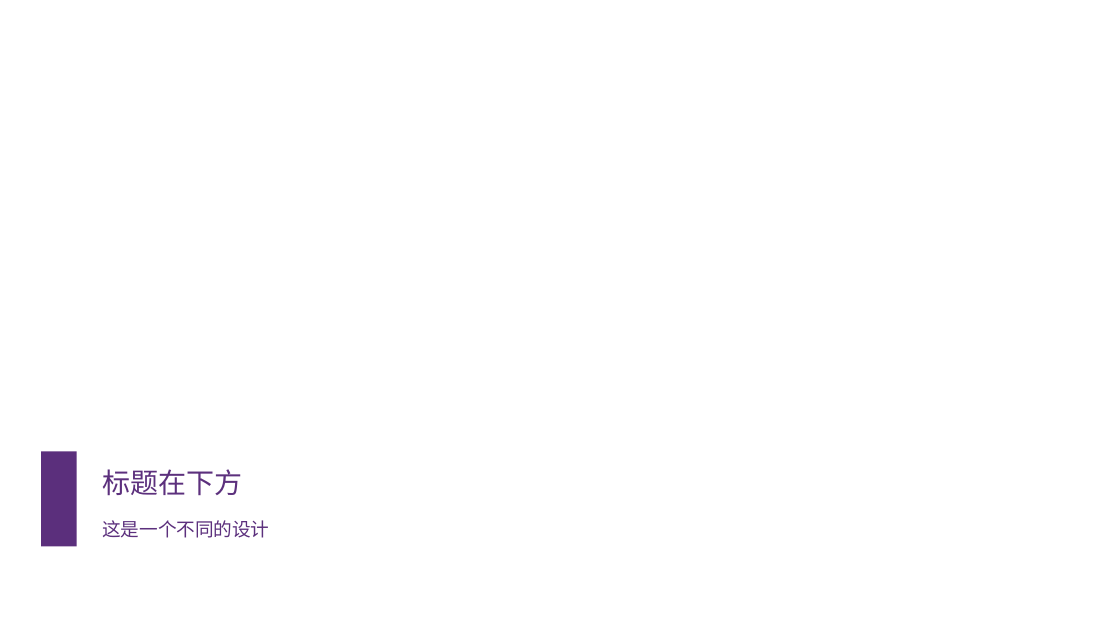
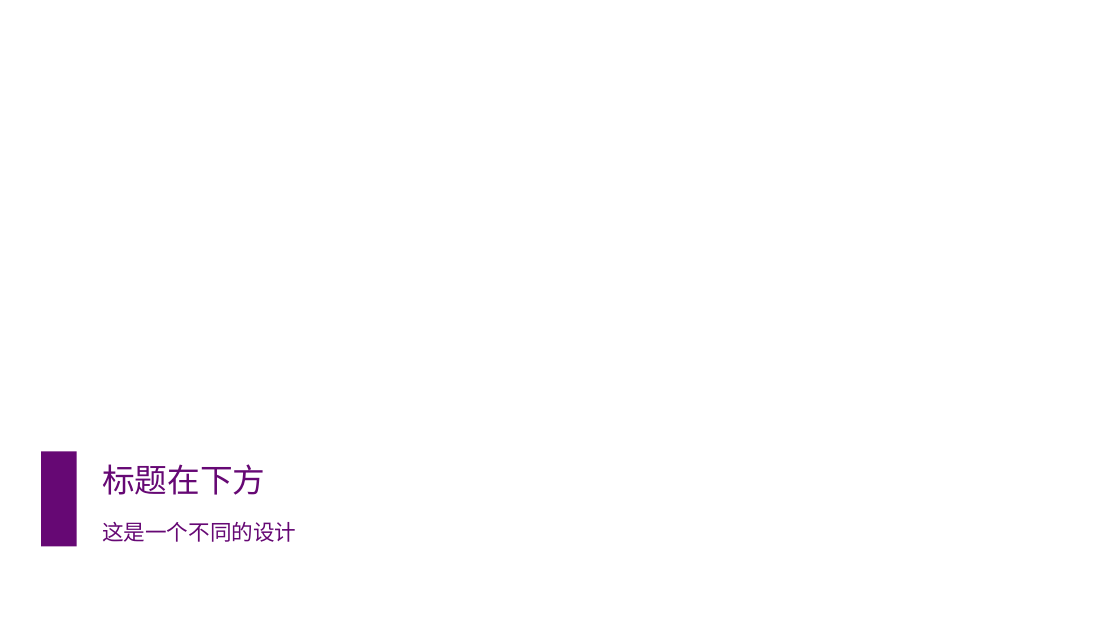
Before and after one commit to atomiechen/THU-PPT-Theme, a slide deck: slide 7 of 清华简约主题-扁平-16-9.pptx. Drawn at 1120x630 pixels with LibreOffice and Linux fonts; fonts in the diff are those of the drawing; background and template pictures are left out. Boxes give left, top, right and bottom in pixels: in the first picture for what was removed or moved away, otherwise in the second. Text is boxed around its words. In the diff, an @@ line names an element or a change of style, - is before the commit and + after.

```diff
--- a/清华简约主题-扁平-16-9.pptx
+++ b/清华简约主题-扁平-16-9.pptx
@@ rectangle at [41, 451, 76, 546]: fill #5B2F7C to #660874 @@
@@ title "标题在下方" at [102, 464, 265, 495]: size 24 to 28 pt, text colour #5C307D to #660874 @@
@@ subtitle "这是一个不同的设计" at [102, 522, 296, 542]: size 16 to 18.5 pt, text colour #5C307D to #660874 @@
```
Also in this commit, not shown: 8 other slides changed, 4 other files.
